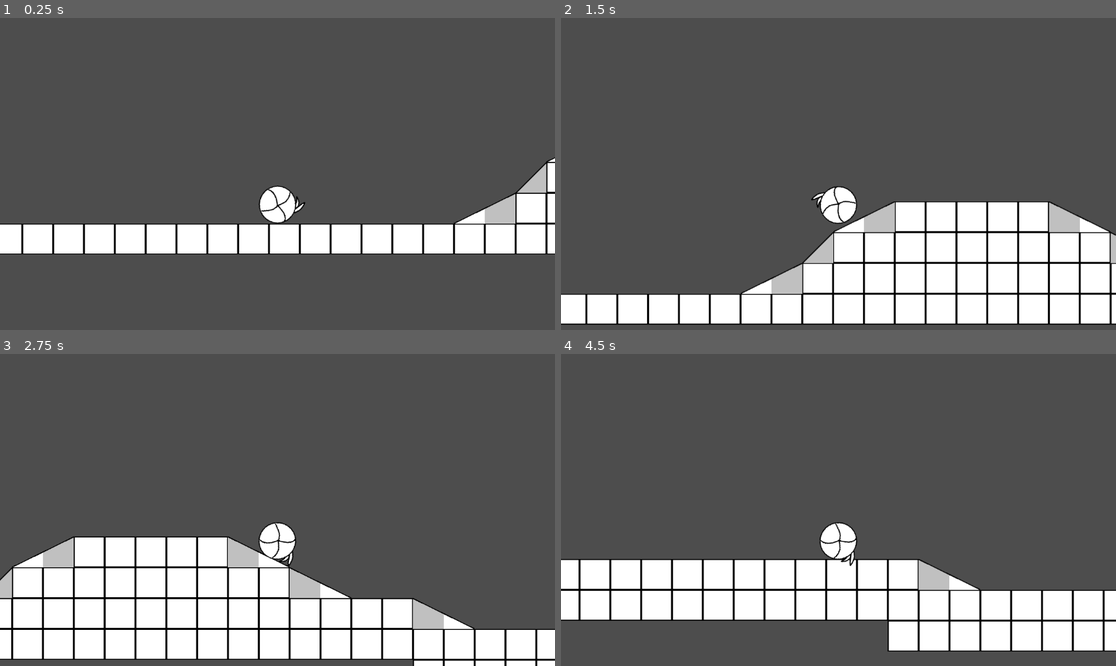
Above: before the commit, frames 1-4 (two rows, left to right).
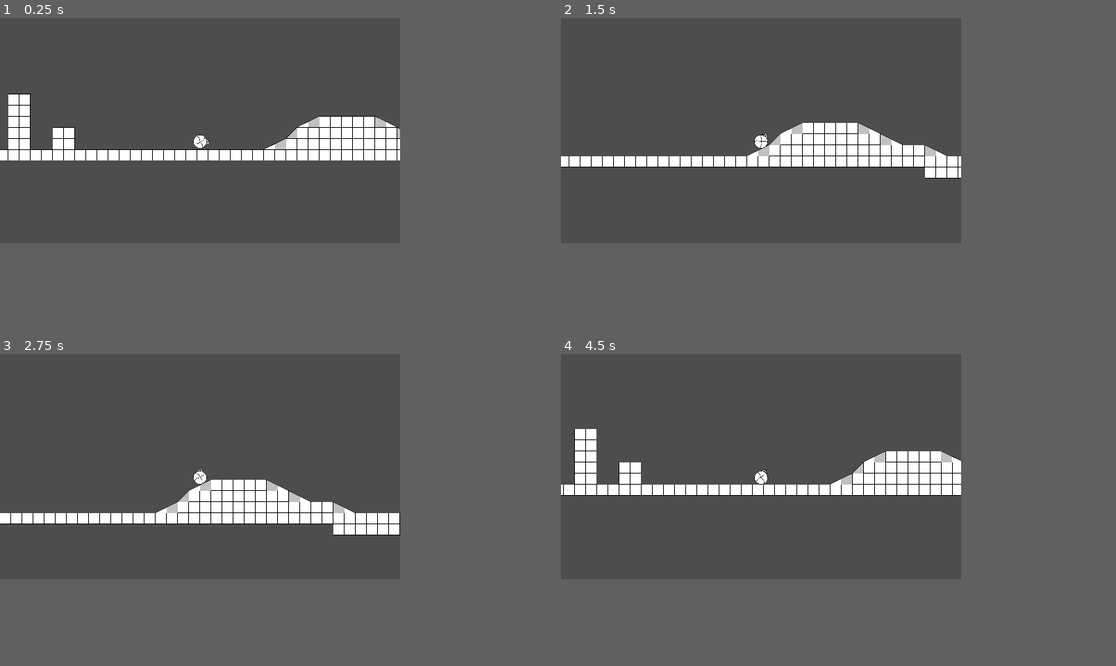
Above: after the commit, the same moments.

Repository: bogtrotter128/gitdilla
Game: Godot game, scene res://scenes/tile_map_layer.tscn
Same seed, same stepped clock (60 frames per second), same inputs: the game is played once before the commit and once after it. The project has no main scene, so this scene is started directly.
Inputs (mouse positions are in pixels of both pictures, inside the frame that each line leads up to):
- Up to frame 1 (0.25 s): no input
- Up to frame 2 (1.5 s): move the mouse to (960, 158) at 0.52 s; press the mouse at (960, 158) at 0.53 s; hold D (right, bound only before the commit) from 0.53 s (still down); tap Space (select, bound only before the commit) at 0.6 s; move the mouse to (727, 189) at 1.27 s; release the mouse at (727, 189) at 1.28 s; click (727, 189) at 1.35 s
- Up to frame 3 (2.75 s): tap Space (select, bound only before the commit) at 1.55, 2.1 s; move the mouse to (333, 441) at 2.02 s; release D (right, bound only before the commit) at 2.03 s; press the mouse at (333, 441) at 2.03 s; hold A (left, bound only before the commit) from 2.03 s (still down)
- Up to frame 4 (4.5 s): move the mouse to (810, 572) at 2.77 s; release A (left, bound only before the commit) at 2.78 s; release the mouse at (810, 572) at 2.78 s; hold D (right, bound only before the commit) 2.78-4.28 s; click (810, 572) at 2.85 s; tap Space (select, bound only before the commit) at 3.05, 3.6 s; move the mouse to (1005, 556) at 3.52 s; press the mouse at (1005, 556) at 3.53 s; move the mouse to (672, 463) at 4.27 s; release the mouse at (672, 463) at 4.28 s; hold A (left, bound only before the commit) from 4.28 s (still down); click (672, 463) at 4.35 s
In our replay, the window is 799x449 before the commit and 576x324 after it. These sizes can differ from the game's own. Grey fills any space a smaller window leaves; there, only what the larger window draws over its background counts as a difference.

The runs differ from the first frame. In frame 1, 18% of the frame differs, in the area x 0-100%, y 24-76%; in frame 2, 31%; in frame 3, 34%, in the area x 0-100%, y 36-100%; in frame 4, 27%.

Commit message:
actual player controller that doesnt suck

Diff:
--- /dev/null
+++ b/player/drag_area.gd
@@ -0,0 +1,56 @@
+extends Area2D
+
+signal vector_created(vector)
+
+var interact:bool = false
+var touchdown = false
+
+var pos_start = Vector2.ZERO
+var pos_end = Vector2.ZERO
+const max_length = 200
+var vector = Vector2.ZERO
+
+@export var slow_time:bool = true
+@export var slowtimedelta:float = 0.1
+
+func _input(event: InputEvent) -> void:
+	if event.is_action_released("press") && touchdown:
+		touchdown = false
+		emit_signal("vector_created",vector)
+		reset()
+
+	if event.is_action_pressed("press") && interact:
+		touchdown = true
+		pos_start = get_local_mouse_position()
+		time_scale(0.4)
+
+	if event is InputEventMouseMotion && touchdown:
+		pos_end = get_local_mouse_position()
+		#get_global_mouse_position()
+		vector = -(pos_end - pos_start).limit_length(max_length)
+		queue_redraw()
+
+
+func _draw() -> void:
+	draw_line(pos_start,pos_end,Color(0.0, 0.0, 0.839, 1.0),8)
+
+	draw_line(pos_start+vector,pos_end+vector,Color(0.503, 0.102, 0.127, 1.0),16)
+	print(vector)
+
+func reset():
+	pos_start = Vector2.ZERO
+	pos_end = Vector2.ZERO
+	vector = Vector2.ZERO
+	time_scale(1)
+	queue_redraw()
+
+
+func _on_mouse_entered() -> void:
+	interact = true
+
+func _on_mouse_exited() -> void:
+	interact = false
+
+func time_scale(time):
+	var timetween = create_tween()
+	timetween.tween_property(Engine,"time_scale",time,slowtimedelta)
--- /dev/null
+++ b/player/drag_area.tscn
@@ -0,0 +1,16 @@
+[gd_scene format=3 uid="uid://cq3anc6378v3l"]
+
+[ext_resource type="Script" uid="uid://bsgiqxn3pdp65" path="res://player/drag_area.gd" id="1_1wwva"]
+
+[sub_resource type="CircleShape2D" id="CircleShape2D_sp012"]
+radius = 133.0
+
+[node name="drag_area" type="Area2D" unique_id=514770384]
+script = ExtResource("1_1wwva")
+
+[node name="CollisionShape2D" type="CollisionShape2D" parent="." unique_id=1037076493]
+position = Vector2(2, 0)
+shape = SubResource("CircleShape2D_sp012")
+
+[connection signal="mouse_entered" from="." to="." method="_on_mouse_entered"]
+[connection signal="mouse_exited" from="." to="." method="_on_mouse_exited"]
--- a/player/player_phys.gd
+++ b/player/player_phys.gd
@@ -3,16 +3,31 @@
 @onready var floor_detect: RayCast2D = $"../player_parts/floor_detect"
 
 var dir = 1
+const base_speed = 50
 var speed = 800
 
 func _input(_event: InputEvent) -> void:
-	var setdir = Input.get_axis("left","right")
-	if setdir && floor_detect.is_colliding(): change_speed(setdir)
+	pass
+	#var setdir = Input.get_axis("left","right")
+	#if setdir && floor_detect.is_colliding(): change_speed(setdir)
 
 func _integrate_forces(_state: PhysicsDirectBodyState2D) -> void:
 	apply_central_force(Vector2(speed*dir,0))
 
+func _physics_process(_delta: float) -> void:
+	if linear_velocity.x <0: change_speed(-1)
+	else: change_speed(1)
+
 func change_speed(setdir):
 	sprite.flip_h = false if setdir > 0 else true
 	dir = setdir
-	apply_central_impulse(Vector2(100*dir,0))
+	#apply_central_impulse(Vector2(100*dir,0))
+
+func launch(vector):
+	linear_velocity = Vector2.ZERO
+	apply_impulse(vector*10)
+	#if vector.x <0: change_speed(-1)
+	#else: change_speed(1)
+
+func _on_drag_area_vector_created(vector: Variant) -> void:
+	launch(vector)
--- a/player/player_phys.tscn
+++ b/player/player_phys.tscn
@@ -1,33 +1,38 @@
-[gd_scene load_steps=6 format=3 uid="uid://0ryl0tsolxwd"]
+[gd_scene format=3 uid="uid://0ryl0tsolxwd"]
 
 [ext_resource type="Script" uid="uid://cun5n2ir14yx1" path="res://player/player_phys.gd" id="1_a6m3r"]
 [ext_resource type="Script" uid="uid://d2vwo13ffkrpi" path="res://player/player_parts.gd" id="1_jy7ke"]
 [ext_resource type="Texture2D" uid="uid://dn61iv1c7v20d" path="res://sprites/dilla_ball.png" id="2_jy7ke"]
+[ext_resource type="PackedScene" uid="uid://cq3anc6378v3l" path="res://player/drag_area.tscn" id="4_pb10j"]
 
 [sub_resource type="PhysicsMaterial" id="PhysicsMaterial_jy7ke"]
-bounce = 0.2
+bounce = 0.5
 
 [sub_resource type="CircleShape2D" id="CircleShape2D_pb10j"]
 radius = 38.052597
 
-[node name="Player" type="Node2D"]
+[node name="Player" type="Node2D" unique_id=1879282693]
 script = ExtResource("1_jy7ke")
 
-[node name="RigidBody2D" type="RigidBody2D" parent="."]
+[node name="RigidBody2D" type="RigidBody2D" parent="." unique_id=26203685]
 physics_material_override = SubResource("PhysicsMaterial_jy7ke")
-gravity_scale = 1.5
+gravity_scale = 2.0
 script = ExtResource("1_a6m3r")
 
-[node name="sprite" type="Sprite2D" parent="RigidBody2D"]
+[node name="sprite" type="Sprite2D" parent="RigidBody2D" unique_id=2139155052]
 texture = ExtResource("2_jy7ke")
 offset = Vector2(0, -9)
 
-[node name="CollisionShape2D" type="CollisionShape2D" parent="RigidBody2D"]
+[node name="CollisionShape2D" type="CollisionShape2D" parent="RigidBody2D" unique_id=299488424]
 shape = SubResource("CircleShape2D_pb10j")
 
-[node name="player_parts" type="Node2D" parent="."]
+[node name="player_parts" type="Node2D" parent="." unique_id=1398936563]
 
-[node name="floor_detect" type="RayCast2D" parent="player_parts"]
+[node name="floor_detect" type="RayCast2D" parent="player_parts" unique_id=1803497055]
 
-[node name="Camera2D" type="Camera2D" parent="player_parts"]
+[node name="Camera2D" type="Camera2D" parent="player_parts" unique_id=376489091]
 position = Vector2(0, -64)
+
+[node name="drag_area" parent="player_parts" unique_id=514770384 instance=ExtResource("4_pb10j")]
+
+[connection signal="vector_created" from="player_parts/drag_area" to="RigidBody2D" method="_on_drag_area_vector_created"]
--- a/project.godot
+++ b/project.godot
@@ -18,25 +18,20 @@
 config/features=PackedStringArray("4.7", "GL Compatibility")
 config/icon="res://icon.svg"
 
+[display]
+
+window/stretch/scale=0.5
+
 [input]
 
-left={
+press={
 "deadzone": 0.2,
-"events": [Object(InputEventKey,"resource_local_to_scene":false,"resource_name":"","device":-1,"window_id":0,"alt_pressed":false,"shift_pressed":false,"ctrl_pressed":false,"meta_pressed":false,"pressed":false,"keycode":0,"physical_keycode":65,"key_label":0,"unicode":97,"location":0,"echo":false,"script":null)
-, Object(InputEventKey,"resource_local_to_scene":false,"resource_name":"","device":-1,"window_id":0,"alt_pressed":false,"shift_pressed":false,"ctrl_pressed":false,"meta_pressed":false,"pressed":false,"keycode":0,"physical_keycode":4194319,"key_label":0,"unicode":0,"location":0,"echo":false,"script":null)
+"events": [Object(InputEventMouseButton,"resource_local_to_scene":false,"resource_name":"","device":-1,"window_id":0,"alt_pressed":false,"shift_pressed":false,"ctrl_pressed":false,"meta_pressed":false,"button_mask":1,"position":Vector2(352, 14),"global_position":Vector2(361, 62),"factor":1.0,"button_index":1,"canceled":false,"pressed":true,"double_click":true,"script":null)
 ]
 }
-right={
+spin={
 "deadzone": 0.2,
-"events": [Object(InputEventKey,"resource_local_to_scene":false,"resource_name":"","device":-1,"window_id":0,"alt_pressed":false,"shift_pressed":false,"ctrl_pressed":false,"meta_pressed":false,"pressed":false,"keycode":0,"physical_keycode":68,"key_label":0,"unicode":100,"location":0,"echo":false,"script":null)
-, Object(InputEventKey,"resource_local_to_scene":false,"resource_name":"","device":-1,"window_id":0,"alt_pressed":false,"shift_pressed":false,"ctrl_pressed":false,"meta_pressed":false,"pressed":false,"keycode":0,"physical_keycode":4194321,"key_label":0,"unicode":0,"location":0,"echo":false,"script":null)
-]
-}
-select={
-"deadzone": 0.2,
-"events": [Object(InputEventKey,"resource_local_to_scene":false,"resource_name":"","device":-1,"window_id":0,"alt_pressed":false,"shift_pressed":false,"ctrl_pressed":false,"meta_pressed":false,"pressed":false,"keycode":0,"physical_keycode":32,"key_label":0,"unicode":32,"location":0,"echo":false,"script":null)
-, Object(InputEventMouseButton,"resource_local_to_scene":false,"resource_name":"","device":-1,"window_id":0,"alt_pressed":false,"shift_pressed":false,"ctrl_pressed":false,"meta_pressed":false,"button_mask":1,"position":Vector2(401, 26),"global_position":Vector2(410, 74),"factor":1.0,"button_index":1,"canceled":false,"pressed":true,"double_click":false,"script":null)
-, Object(InputEventKey,"resource_local_to_scene":false,"resource_name":"","device":-1,"window_id":0,"alt_pressed":false,"shift_pressed":false,"ctrl_pressed":false,"meta_pressed":false,"pressed":false,"keycode":0,"physical_keycode":90,"key_label":0,"unicode":122,"location":0,"echo":false,"script":null)
+"events": [Object(InputEventMouseButton,"resource_local_to_scene":false,"resource_name":"","device":-1,"window_id":0,"alt_pressed":false,"shift_pressed":false,"ctrl_pressed":false,"meta_pressed":false,"button_mask":2,"position":Vector2(397, 20),"global_position":Vector2(406, 68),"factor":1.0,"button_index":2,"canceled":false,"pressed":true,"double_click":false,"script":null)
 ]
 }
 
--- a/scenes/spinner.gd
+++ b/scenes/spinner.gd
@@ -11,7 +11,7 @@
 	if wheel.rotation_degrees < 0: wheel.rotation_degrees = 360
 
 func _input(event: InputEvent) -> void:
-	if event.is_action("select") && caninput:
+	if event.is_action("press") && caninput:
 		caninput = false
 		print(wheel.rotation_degrees)
 		set_process(false)
--- a/scenes/spinner.tscn
+++ b/scenes/spinner.tscn
@@ -1,16 +1,22 @@
-[gd_scene load_steps=4 format=3 uid="uid://bgwkxm462sqll"]
+[gd_scene format=3 uid="uid://bgwkxm462sqll"]
 
 [ext_resource type="Script" uid="uid://63vr1qtpl8lf" path="res://scenes/spinner.gd" id="1_1cp4b"]
 [ext_resource type="Texture2D" uid="uid://cvwjjnqnyp4w0" path="res://sprites/wheel.png" id="1_kke46"]
 [ext_resource type="Texture2D" uid="uid://h22mfdq8gysj" path="res://sprites/arrow.png" id="3_c7hx5"]
+[ext_resource type="Texture2D" uid="uid://dn61iv1c7v20d" path="res://sprites/dilla_ball.png" id="4_beaw0"]
 
-[node name="Spinner" type="Node2D"]
+[node name="Spinner" type="Node2D" unique_id=463678541]
 script = ExtResource("1_1cp4b")
 
-[node name="Wheel" type="Sprite2D" parent="."]
+[node name="Wheel" type="Sprite2D" parent="." unique_id=1433348793]
+modulate = Color(1, 1, 1, 0.3254902)
 position = Vector2(-1, 0)
 texture = ExtResource("1_kke46")
 
-[node name="Arrow" type="Sprite2D" parent="."]
+[node name="Arrow" type="Sprite2D" parent="." unique_id=1486862771]
 position = Vector2(-1, -151)
 texture = ExtResource("3_c7hx5")
+
+[node name="DillaBall" type="Sprite2D" parent="." unique_id=1620385309]
+position = Vector2(-4, -5)
+texture = ExtResource("4_beaw0")
--- a/scenes/tile_map_layer.tscn
+++ b/scenes/tile_map_layer.tscn
@@ -20,8 +20,8 @@
 physics_layer_0/collision_layer = 1
 sources/0 = SubResource("TileSetAtlasSource_okeva")
 
-[node name="TileMapLayer" type="TileMapLayer"]
+[node name="TileMapLayer" type="TileMapLayer" unique_id=1425089925]
 tile_map_data = PackedByteArray("AAAAAAEAAAAAAAAAAAABAAEAAAAAAAAAAAACAAEAAAAAAAAAAAADAAEAAAAAAAAAAAAEAAEAAAAAAAAAAAAFAA …(6096 unchanged characters)…
 tile_set = SubResource("TileSet_o3fi6")
 
-[node name="Player" parent="." instance=ExtResource("2_okeva")]
+[node name="Player" parent="." unique_id=1879282693 instance=ExtResource("2_okeva")]
Not shown, added: player/drag_area.gd.uid
Not shown: 1 places in scenes/tile_map_layer.tscn that only renumber resources
